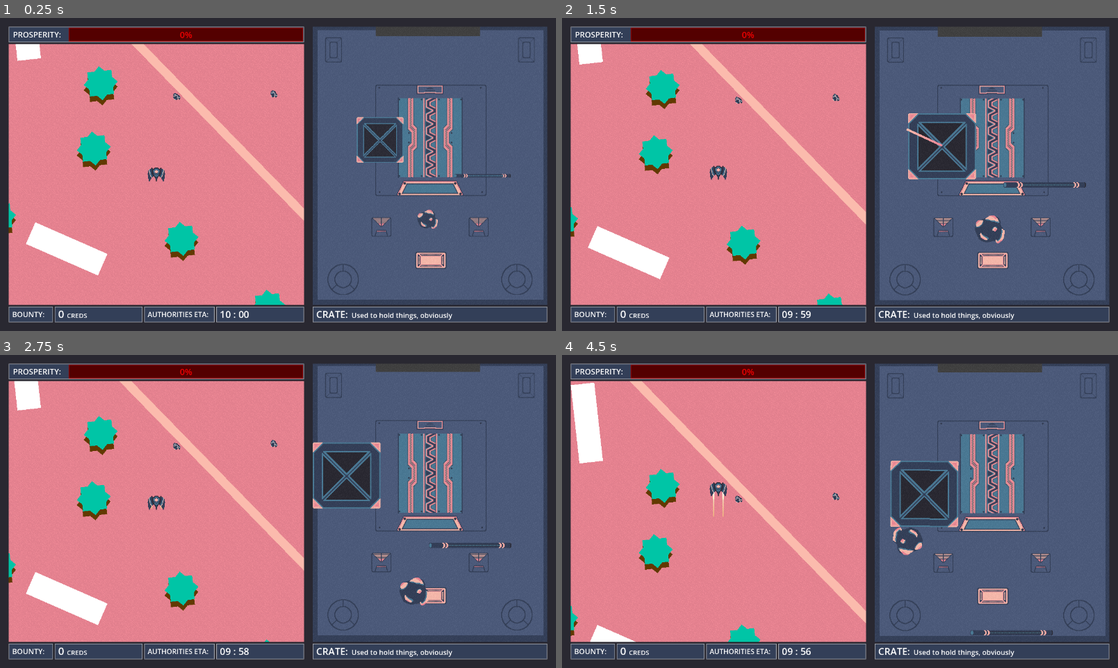
Above: before the commit, frames 1-4 (two rows, left to right).
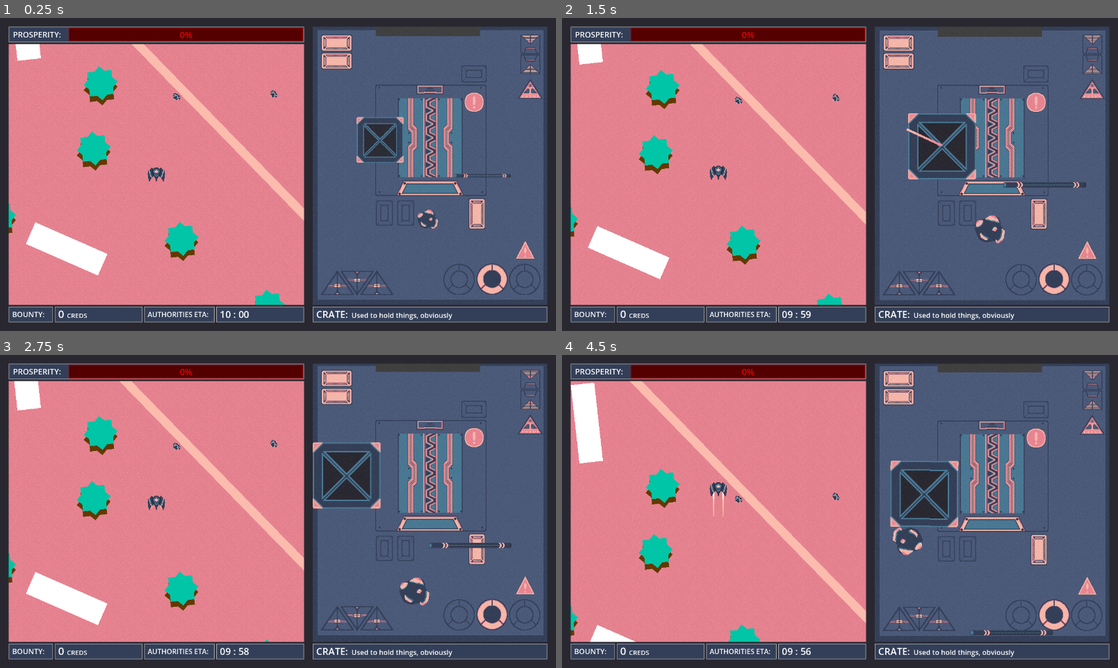
Above: after the commit, the same moments.

Repository: AstralStew/ProjectThornbury
Game: Godot game, scene res://Scenes/MainScene.tscn
Same seed, same stepped clock (60 frames per second), same inputs: the game is played once before the commit and once after it.
Inputs (mouse positions are in pixels of both pictures, inside the frame that each line leads up to):
- Up to frame 1 (0.25 s): no input
- Up to frame 2 (1.5 s): drag from (995, 165) to (834, 93) at 0.52 s; drag from (940, 146) to (834, 96) at 1.27 s
- Up to frame 3 (2.75 s): move the mouse to (483, 524) at 2.02 s; hold D (MoveRight) from 2.03 s (still down); hold Shift (Boost) from 2.03 s (still down); click (483, 524) at 2.17 s
- Up to frame 4 (4.5 s): release D (MoveRight) at 2.75 s; release Shift (Boost) at 2.75 s; drag from (973, 592) to (739, 445) at 2.77 s; move the mouse to (1006, 558) at 3.52 s; hold A (MoveLeft) 3.53-4.25 s; hold Shift (Boost) 3.53-4.25 s; drag from (673, 464) to (1112, 376) at 4.27 s

The runs differ from the first frame. In frame 1, 2.8% of the frame differs, in the area x 57-98%, y 5-89%; in frame 2, 2.8%; in frame 3, 2.7%; in frame 4, 2.9%, in the area x 57-98%, y 4-89%.

Commit message:
Updated Inventory Decals
That's a good lookin' inventory lou

Diff:
--- a/Scenes/InventoryPrefabs/inventory.tscn
+++ b/Scenes/InventoryPrefabs/inventory.tscn
@@ -248,53 +248,139 @@
 [node name="Greebles" type="Node2D" parent="SubViewportContainer/SubViewport" unique_id=1687082410]
 position = Vector2(270, 0)
 
-[node name="Rectangle" type="Sprite2D" parent="SubViewportContainer/SubViewport/Greebles" unique_id=73881646]
-position = Vector2(-222, 54)
+[node name="Warning" type="Sprite2D" parent="SubViewportContainer/SubViewport/Greebles" unique_id=54922364]
+position = Vector2(101, 174)
+texture = ExtResource("10_lnm75")
+region_enabled = true
+region_rect = Rect2(169.17738, 7.0868387, 56.464905, 55.339058)
+
+[node name="Circle" type="Sprite2D" parent="SubViewportContainer/SubViewport/Greebles" unique_id=677246406]
+position = Vector2(142, 581)
+texture = ExtResource("10_lnm75")
+region_enabled = true
+region_rect = Rect2(159.06815, 70.43367, 79.935974, 86.87575)
+
+[node name="Circle2" type="Sprite2D" parent="SubViewportContainer/SubViewport/Greebles" unique_id=1045348872]
+position = Vector2(218, 582)
+texture = ExtResource("10_lnm75")
+region_enabled = true
+region_rect = Rect2(4, 154, 72, 72)
+
+[node name="Circle3" type="Sprite2D" parent="SubViewportContainer/SubViewport/Greebles" unique_id=427789043]
+position = Vector2(67, 582)
+texture = ExtResource("10_lnm75")
+region_enabled = true
+region_rect = Rect2(4, 154, 72, 72)
+
+[node name="Square" type="Sprite2D" parent="SubViewportContainer/SubViewport/Greebles" unique_id=682753416]
+position = Vector2(231, 87)
+rotation = -3.1415927
+texture = ExtResource("10_lnm75")
+region_enabled = true
+region_rect = Rect2(17, 16, 46, 45)
+
+[node name="Square2" type="Sprite2D" parent="SubViewportContainer/SubViewport/Greebles" unique_id=1819492994]
+position = Vector2(231, 41)
+texture = ExtResource("10_lnm75")
+region_enabled = true
+region_rect = Rect2(17, 16, 46, 45)
+
+[node name="Rectangle3" type="Sprite2D" parent="SubViewportContainer/SubViewport/Greebles" unique_id=1821495713]
+position = Vector2(108, 431)
+rotation = -1.5707964
+texture = ExtResource("10_lnm75")
+region_enabled = true
+region_rect = Rect2(84, 95, 72, 39)
+
+[node name="Rectangle4" type="Sprite2D" parent="SubViewportContainer/SubViewport/Greebles" unique_id=1820881791]
+position = Vector2(-215, 79.5)
+texture = ExtResource("10_lnm75")
+region_enabled = true
+region_rect = Rect2(84, 95, 72, 39)
+
+[node name="Rectangle5" type="Sprite2D" parent="SubViewportContainer/SubViewport/Greebles" unique_id=142461168]
+position = Vector2(-215, 38)
+texture = ExtResource("10_lnm75")
+region_enabled = true
+region_rect = Rect2(84, 95, 72, 39)
+
+[node name="Rectangle6" type="Sprite2D" parent="SubViewportContainer/SubViewport/Greebles" unique_id=2009469753]
+position = Vector2(-106, 429)
 rotation = 1.5707964
 texture = ExtResource("10_lnm75")
 region_enabled = true
-region_rect = Rect2(171, 172, 58, 39)
-
-[node name="Rectangle2" type="Sprite2D" parent="SubViewportContainer/SubViewport/Greebles" unique_id=54922364]
-position = Vector2(222, 54)
-rotation = 4.712389
-texture = ExtResource("10_lnm75")
-region_enabled = true
-region_rect = Rect2(171, 172, 58, 39)
-
-[node name="Circle" type="Sprite2D" parent="SubViewportContainer/SubViewport/Greebles" unique_id=677246406]
-position = Vector2(-200, 582)
-texture = ExtResource("10_lnm75")
-region_enabled = true
-region_rect = Rect2(4, 154, 72, 72)
-
-[node name="Circle2" type="Sprite2D" parent="SubViewportContainer/SubViewport/Greebles" unique_id=1045348872]
-position = Vector2(200, 582)
-texture = ExtResource("10_lnm75")
-region_enabled = true
-region_rect = Rect2(4, 154, 72, 72)
-
-[node name="Square" type="Sprite2D" parent="SubViewportContainer/SubViewport/Greebles" unique_id=682753416]
-position = Vector2(112, 461.5)
-texture = ExtResource("10_lnm75")
-region_enabled = true
-region_rect = Rect2(17, 16, 46, 45)
-
-[node name="Square2" type="Sprite2D" parent="SubViewportContainer/SubViewport/Greebles" unique_id=1819492994]
-position = Vector2(-112, 461.5)
-texture = ExtResource("10_lnm75")
-region_enabled = true
-region_rect = Rect2(17, 16, 46, 45)
-
-[node name="Rectangle3" type="Sprite2D" parent="SubViewportContainer/SubViewport/Greebles" unique_id=1821495713]
-position = Vector2(2, 538)
-texture = ExtResource("10_lnm75")
-region_enabled = true
-region_rect = Rect2(84, 95, 72, 39)
+region_rect = Rect2(166.00793, 168.10463, 67.85559, 48.578445)
+
+[node name="Rectangle7" type="Sprite2D" parent="SubViewportContainer/SubViewport/Greebles" unique_id=882296370]
+position = Vector2(-57, 429)
+rotation = 1.5707964
+texture = ExtResource("10_lnm75")
+region_enabled = true
+region_rect = Rect2(166.00793, 168.10463, 67.85559, 48.578445)
+
+[node name="Rectangle8" type="Sprite2D" parent="SubViewportContainer/SubViewport/Greebles" unique_id=838340629]
+position = Vector2(101, 110)
+texture = ExtResource("10_lnm75")
+region_enabled = true
+region_rect = Rect2(166.00793, 168.10463, 67.85559, 48.578445)
+
+[node name="TriangleWarning" type="Sprite2D" parent="SubViewportContainer/SubViewport/Greebles" unique_id=1237637529]
+position = Vector2(217, 513)
+texture = ExtResource("10_lnm75")
+region_enabled = true
+region_rect = Rect2(5.8789673, 79.42967, 63.74315, 66.05641)
+
+[node name="Triangle" type="Sprite2D" parent="SubViewportContainer/SubViewport/Greebles" unique_id=8288332]
+position = Vector2(-212.5, 586)
+texture = ExtResource("10_lnm75")
+region_enabled = true
+region_rect = Rect2(78.87515, 149.08449, 83.79141, 74.53836)
+
+[node name="Triangle3" type="Sprite2D" parent="SubViewportContainer/SubViewport/Greebles" unique_id=1662465645]
+position = Vector2(-168.5, 594)
+rotation = 3.1415927
+texture = ExtResource("10_lnm75")
+region_enabled = true
+region_rect = Rect2(78.87515, 149.08449, 83.79141, 74.53836)
+
+[node name="Triangle2" type="Sprite2D" parent="SubViewportContainer/SubViewport/Greebles" unique_id=1081247131]
+position = Vector2(-121.5, 586)
+texture = ExtResource("10_lnm75")
+region_enabled = true
+region_rect = Rect2(78.87515, 149.08449, 83.79141, 74.53836)
+
+[node name="Triangle4" type="Sprite2D" parent="SubViewportContainer/SubViewport/Greebles" unique_id=1747222815]
+position = Vector2(-212.5, 586)
+texture = ExtResource("10_lnm75")
+region_enabled = true
+region_rect = Rect2(78.87515, 149.08449, 83.79141, 74.53836)
+
+[node name="Triangle5" type="Sprite2D" parent="SubViewportContainer/SubViewport/Greebles" unique_id=931091346]
+position = Vector2(-168.5, 594)
+rotation = 3.1415927
+texture = ExtResource("10_lnm75")
+region_enabled = true
+region_rect = Rect2(78.87515, 149.08449, 83.79141, 74.53836)
+
+[node name="Triangle6" type="Sprite2D" parent="SubViewportContainer/SubViewport/Greebles" unique_id=1185801696]
+position = Vector2(-121.5, 586)
+texture = ExtResource("10_lnm75")
+region_enabled = true
+region_rect = Rect2(78.87515, 149.08449, 83.79141, 74.53836)
 
 [node name="Panel" type="Sprite2D" parent="SubViewportContainer/SubViewport/Greebles" unique_id=268236817]
 position = Vector2(2, 262)
 texture = ExtResource("6_lnm75")
+
+[node name="Panel2" type="Sprite2D" parent="SubViewportContainer/SubViewport/Greebles" unique_id=1398715194]
+position = Vector2(2, 262)
+texture = ExtResource("6_lnm75")
+
+[node name="TriangleWarning2" type="Sprite2D" parent="SubViewportContainer/SubViewport/Greebles" unique_id=240547515]
+position = Vector2(230, 148)
+texture = ExtResource("10_lnm75")
+region_enabled = true
+region_rect = Rect2(73.477554, 9.003778, 91.75929, 66.82749)
 
 [node name="DamageTexture" type="TextureRect" parent="SubViewportContainer/SubViewport" unique_id=665973928]
 self_modulate = Color(1, 1, 1, 0)
